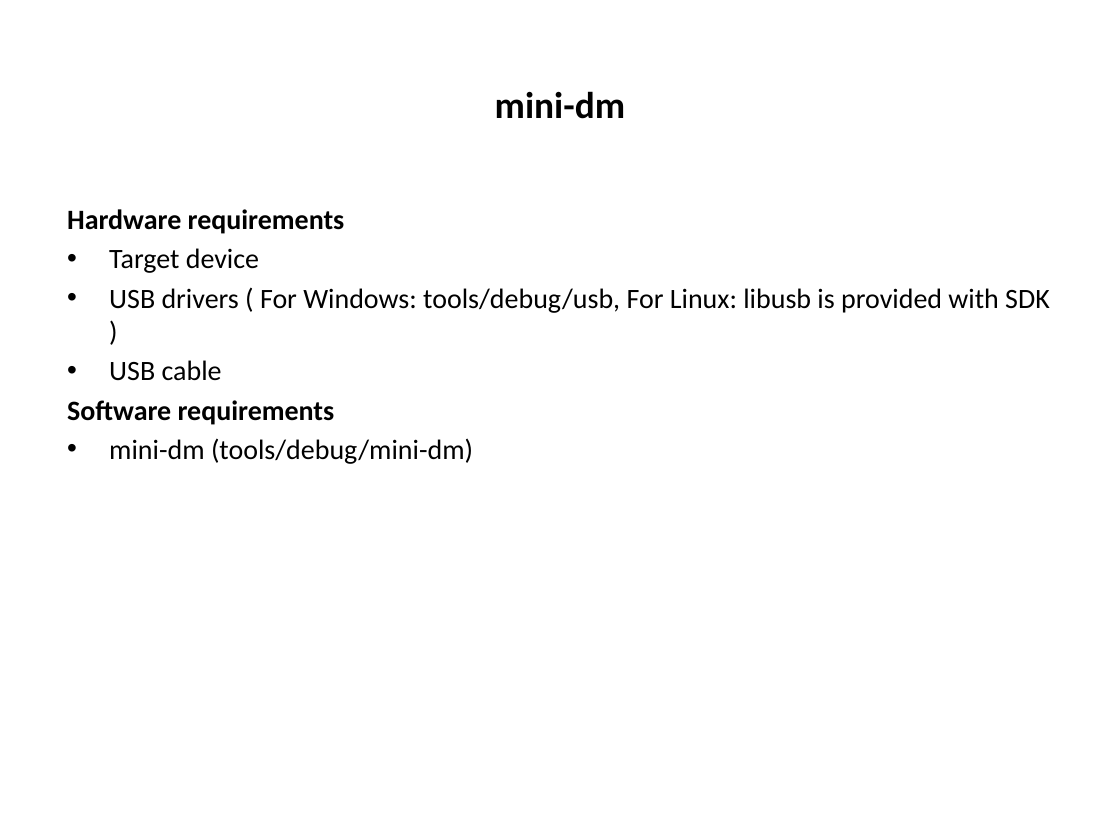
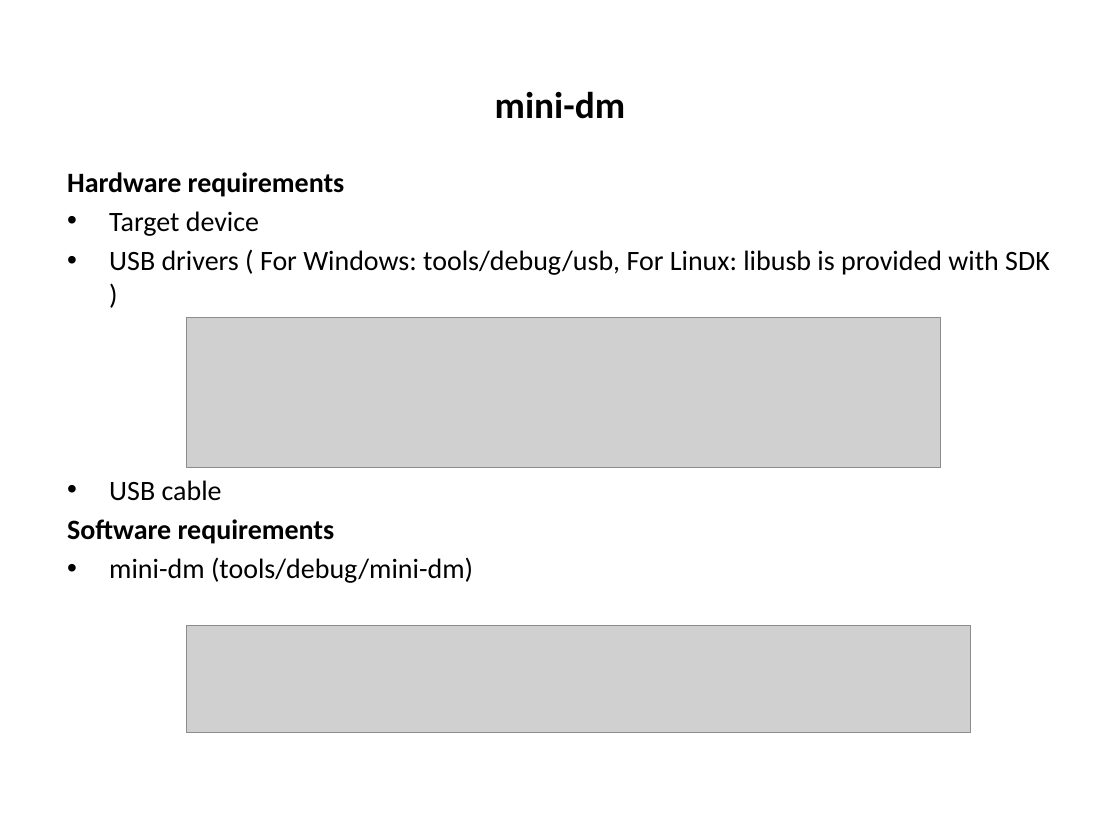
Before and after one commit to Bhagyalakshmi-Marem/TSHtraining, a slide deck: slide 28 of Hexagon_SDK/Docs/Hexagon_SDK_ppt.pptx (slide 20 before the commit). Drawn at 1120x840 pixels with LibreOffice and Linux fonts; fonts in the diff are those of the drawing; grey boxes stand for pictures. Boxes give left, top, right and bottom in pixels: in the first picture for what was removed or moved away, otherwise in the second. Text is boxed around its words. In the diff, an @@ line names an element or a change of style, - is before the commit and + after.

```diff
--- a/Hexagon_SDK/Docs/Hexagon_SDK_ppt.pptx
+++ b/Hexagon_SDK/Docs/Hexagon_SDK_ppt.pptx
@@ text "Hardware requirements" rewrapped from <box>67,209,1050,464</box> to <box>67,172,1050,583</box> @@
@@ picture added at <box>187,317,941,467</box> @@
@@ picture added at <box>187,625,971,732</box> @@
```
Also in this commit, not shown: 7 other slides changed, 9 slides added, 1 other file.
